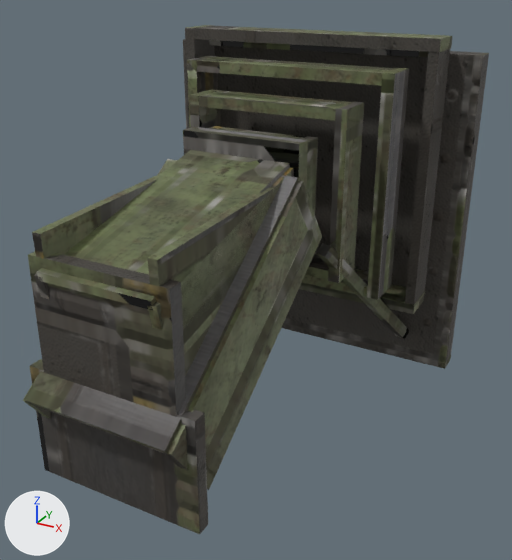
Before and after pictures for a commit that changed the FBX model Art/feFunnel/hd/feFunnel_HD.fbx.
Rendered twice from a camera (50 mm lens) standing at (0.807, -1.377, 1.12) and looking at (0.065, -0.028, 0.446). The lights are fixed; the arrows at lower left show +X, +Y and +Z. The picture after the commit comes second. Where no turn or scale is listed for an object, it has been applied to the vertices.

The scene before the commit, as lines of its bpy script (objects in view):
```python
me_fefunnel_base = bpy.data.meshes.new('feFunnel_Base')
me_fefunnel_base.from_pydata(...)  # 360 vertices, 260 faces; spans x -0.431..0.431, y 0.008..0.501, z 0.069..0.972
me_fefunnel_base.materials.append(mat_fefunnel_hd)
me_fefunnelspout = bpy.data.meshes.new('FeFunnelSpout')
me_fefunnelspout.from_pydata(...)  # 40 vertices, 30 faces; spans x -0.161..0.161, y -0.515..0.055, z 0.369..0.727
me_fefunnelspout.materials.append(mat_fefunnel_hd)
me_fefunnelspoutbelt = bpy.data.meshes.new('FeFunnelSpoutBelt')
me_fefunnelspoutbelt.from_pydata(...)  # 24 vertices, 18 faces; spans x -0.14..0.14, y -0.503..0.033, z 0.508..0.7
me_fefunnelspoutbelt.materials.append(mat_fefunnel_hd)
me_fefunnelspoutduct = bpy.data.meshes.new('FeFunnelSpoutDuct')
me_fefunnelspoutduct.from_pydata(...)  # 40 vertices, 30 faces; spans x -0.201..0.201, y -0.554..0.095, z 0.119..0.71
me_fefunnelspoutduct.materials.append(mat_fefunnel_hd)
ob_fefunnel_base = bpy.data.objects.new('feFunnel_Base', me_fefunnel_base)
ob_fefunnel_base.location = (0.0, 0.0, 0.0)
ob_fefunnelspout = bpy.data.objects.new('FeFunnelSpout', me_fefunnelspout)
ob_fefunnelspout.location = (0.0, 0.0, 0.0)
ob_fefunnelspoutbelt = bpy.data.objects.new('FeFunnelSpoutBelt', me_fefunnelspoutbelt)
ob_fefunnelspoutbelt.location = (0.0, 0.0, 0.0)
ob_fefunnelspoutduct = bpy.data.objects.new('FeFunnelSpoutDuct', me_fefunnelspoutduct)
ob_fefunnelspoutduct.location = (0.0, 0.0, 0.0)
```
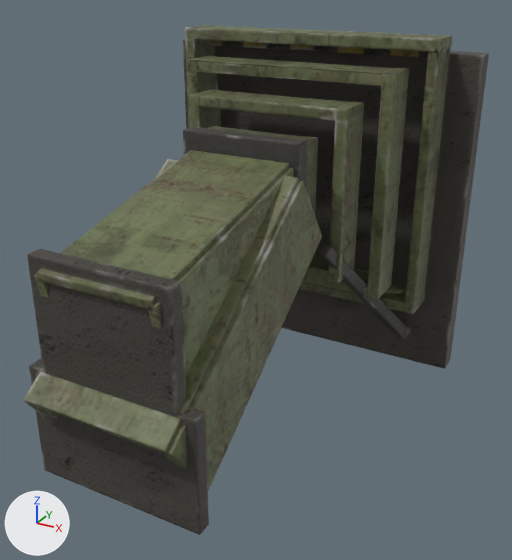
What differs and where, as boxes (x1, y1, x2, y2) in the pictures (512 x 560 px; the box of a moved part takes in the faces that stretch with it):
'FeFunnelSpoutDuct', reshaped, surface changed: before (23, 159, 322, 534); after (23, 159, 322, 535)
'FeFunnelSpoutBelt', reshaped (mostly hidden afterwards): before (32, 173, 294, 329); after (41, 408, 173, 462)
part 1 of me_fefunnelspoutduct, moved or reshaped: before (30, 359, 208, 534); after (29, 359, 209, 535)
part 2 of me_fefunnelspoutduct, surface changed: (23, 159, 319, 534) in both
part 3 of me_fefunnelspout, surface changed: (28, 150, 294, 417) in both
part 4 of me_fefunnel_base, surface changed: (183, 25, 487, 368) in both
part 5 of me_fefunnelspoutbelt, deleted: before (147, 176, 294, 329)
part 6 of me_fefunnelspoutbelt, deleted: before (32, 173, 161, 258)
part 7 of me_fefunnelspoutbelt, added (mostly hidden): after (41, 408, 173, 462)

The change, as a diff of the scene's bpy script:
```diff
--- a/Art/feFunnel/hd/feFunnel_HD.fbx.py
+++ b/Art/feFunnel/hd/feFunnel_HD.fbx.py
@@ me_fefunnelspout @@
 # used by ob_fefunnelspout; location = (0.0, 0.0, 0.0)
-me_fefunnelspout.from_pydata(...)  # 40 vertices, 30 faces; spans x -0.161..0.161, y -0.515..0.055, z 0.369..0.727
+me_fefunnelspout.from_pydata(...)  # 40 vertices, 30 faces; spans x -0.162..0.162, y -0.515..0.055, z 0.368..0.727
+# me_fefunnelspout part 3: texture (UV) coordinates of 30 of 30 faces, centred in x -0.161..0.161, y -0.512..0.052, z 0.369..0.717, changed; they spanned u 0.0..0.99, v 0.0..0.99 and now span u 0.02..0.99, v 0.0..0.99
 me_fefunnelspout.materials.append(mat_fefunnel_hd)
@@ me_fefunnelspoutduct @@
 me_fefunnelspoutduct.from_pydata(...)  # 40 vertices, 30 faces; spans x -0.201..0.201, y -0.554..0.095, z 0.119..0.71
 # used by ob_fefunnelspoutduct; location = (0.0, 0.0, 0.0)
+# me_fefunnelspoutduct part 1
 me_fefunnelspoutduct.vertices[33].co = (-0.201, -0.501, 0.381)  # pixel (29, 365)
 me_fefunnelspoutduct.vertices[34].co = (-0.201, -0.469, 0.119)
-me_fefunnelspoutduct.vertices[35].co = (-0.201, -0.469, 0.381)  # pixel (40, 359)
+me_fefunnelspoutduct.vertices[35].co = (-0.201, -0.469, 0.381)  # pixel (40, 358)
 me_fefunnelspoutduct.vertices[37].co = (0.201, -0.501, 0.381)  # pixel (195, 421)
@@ me_fefunnelspoutduct @@
 me_fefunnelspoutduct.vertices[39].co = (0.201, -0.469, 0.381)  # pixel (204, 412)
+# me_fefunnelspoutduct part 2: texture (UV) coordinates of 30 of 30 faces, centred in x -0.201..0.201, y -0.548..0.088, z 0.119..0.701, changed; they spanned u 0.0..0.99, v 0.0..0.97 and now span u 0.02..0.99, v 0.0..0.99
 me_fefunnelspoutduct.materials.append(mat_fefunnel_hd)
@@ me_fefunnel_base @@
 me_fefunnel_base.from_pydata(...)  # 360 vertices, 260 faces; spans x -0.431..0.431, y 0.008..0.501, z 0.069..0.972
 # used by ob_fefunnel_base; location = (0.0, 0.0, 0.0)
+# me_fefunnel_base part 4: texture (UV) coordinates of 260 of 260 faces, centred in x -0.431..0.431, y 0.008..0.501, z 0.069..0.972, changed; they spanned u 0.0..1.0, v 0.0..1.0 and now span u 0.0..1.0, v 0.0..1.0
 me_fefunnel_base.materials.append(mat_fefunnel_hd)
@@ me_fefunnelspoutbelt @@
 # used by ob_fefunnelspoutbelt; location = (0.0, 0.0, 0.0)
-me_fefunnelspoutbelt.from_pydata(...)  # 24 vertices, 18 faces; spans x -0.14..0.14, y -0.503..0.033, z 0.508..0.7
+me_fefunnelspoutbelt.from_pydata(...)  # 32 vertices, 24 faces; spans x -0.181..0.181, y -0.544..0.081, z 0.159..0.687
+# me_fefunnelspoutbelt part 5: the loose piece of 8 vertices spanning x 0.12..0.14, y -0.503..0.033, z 0.52..0.7 is deleted
+# me_fefunnelspoutbelt part 6: the loose piece of 8 vertices spanning x -0.14..-0.12, y -0.503..0.033, z 0.52..0.7 is deleted
+# me_fefunnelspoutbelt part 7: 24 vertices added at x -0.16..0.16, y -0.544..0.081, z 0.193..0.687
+# other edits to the shape of me_fefunnelspoutbelt do not show in these pictures
 me_fefunnelspoutbelt.materials.append(mat_fefunnel_hd)
```
